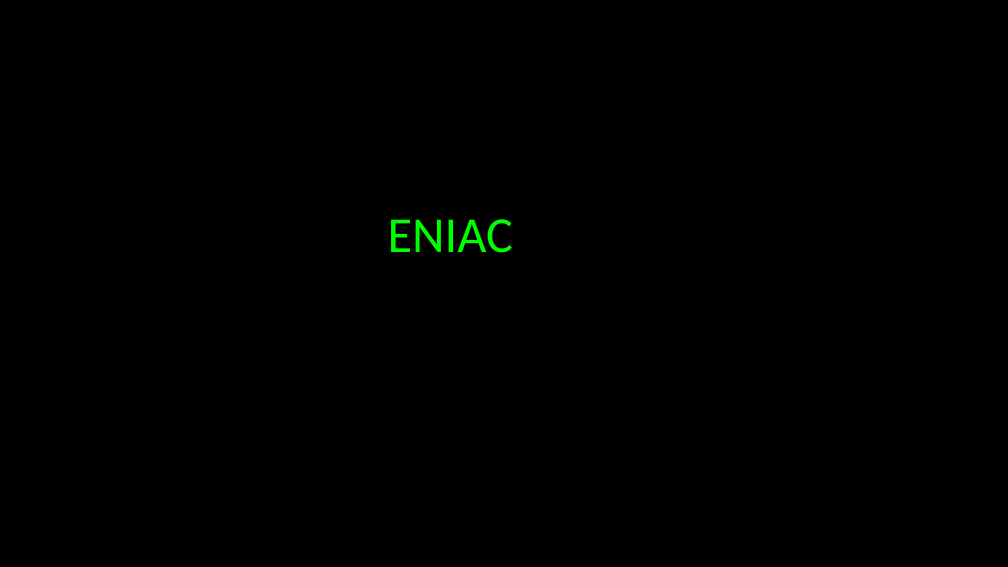
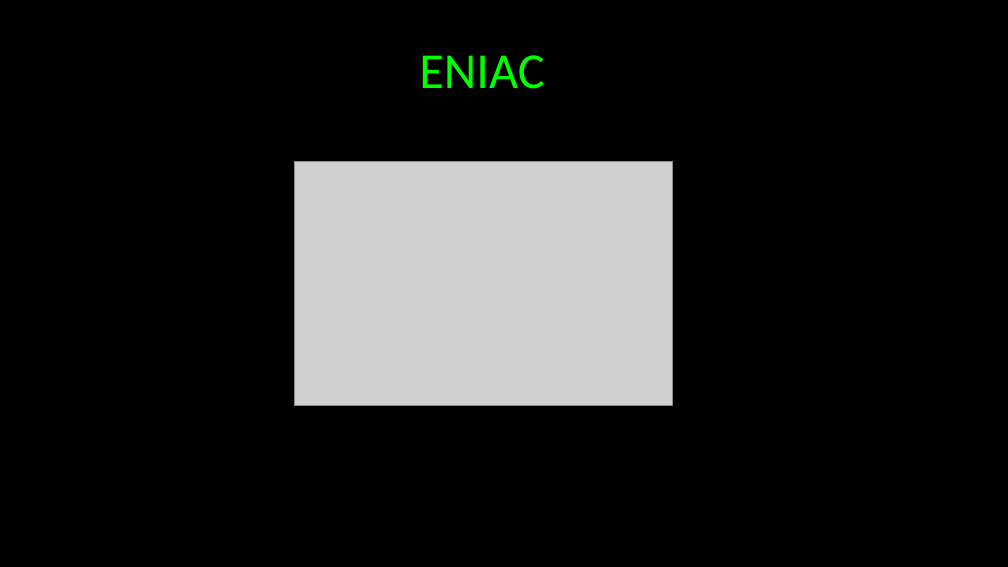
Before and after one commit to JustCodeandChill/Objective-C-presentation, a slide deck: slide 11 of OBJECTIVE-C.pptx. Drawn at 1008x567 pixels with LibreOffice and Linux fonts; fonts in the diff are those of the drawing; grey boxes stand for pictures. Boxes give left, top, right and bottom in pixels: in the first picture for what was removed or moved away, otherwise in the second. Text is boxed around its words. In the diff, an @@ line names an element or a change of style, - is before the commit and + after.

```diff
--- a/OBJECTIVE-C.pptx
+++ b/OBJECTIVE-C.pptx
@@ text "ENIAC": place and size @@
-text "ENIAC" at box(388, 219, 513, 253)
+text "ENIAC" at box(419, 55, 544, 89)
@@ picture added at box(294, 162, 672, 406) @@
```
Also in this commit, not shown: 3 other slides changed, 16 slides added.
